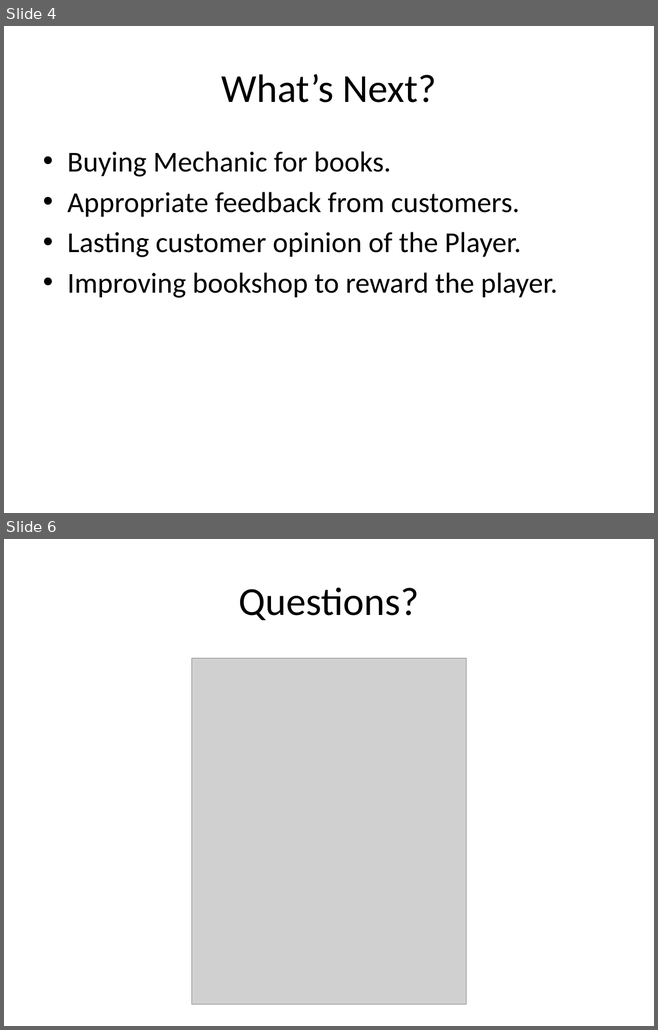
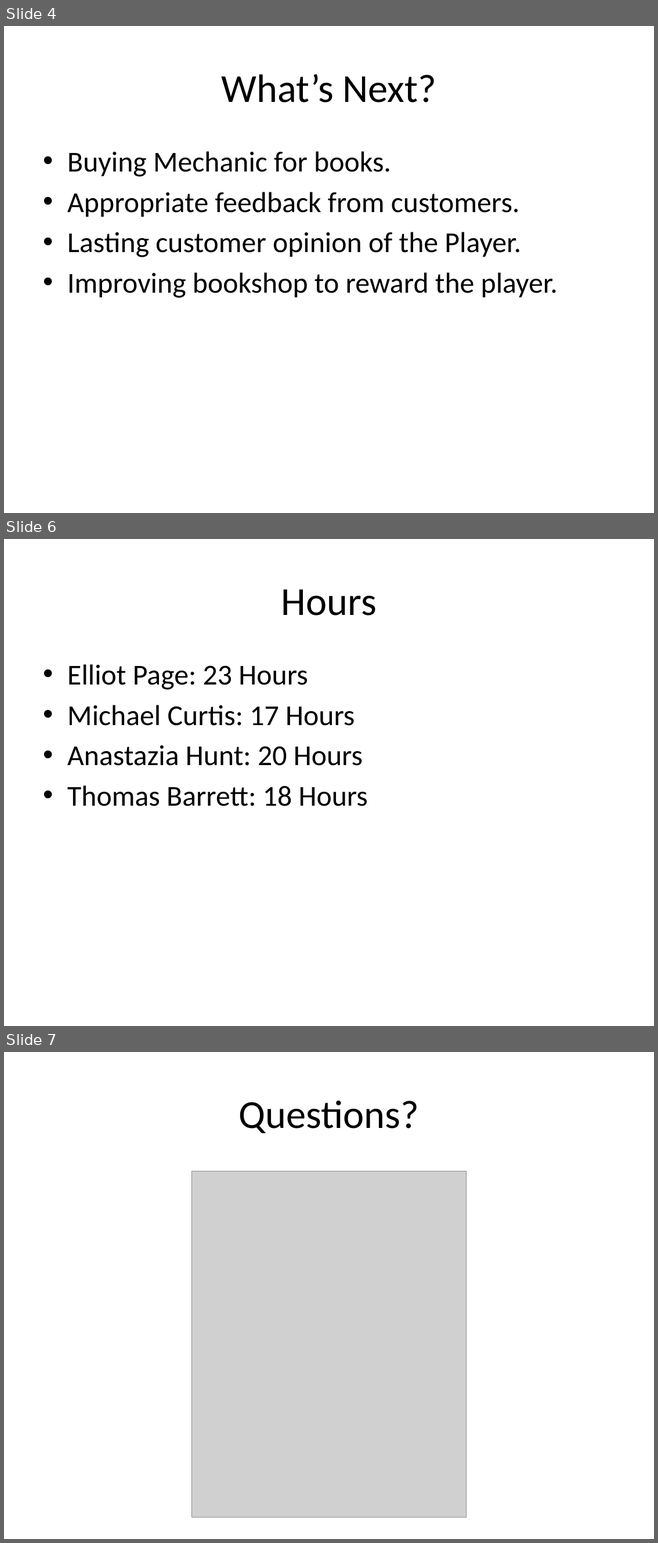
Before and after one commit to UoSGamesGroups/first-semester-lvl4-5-group-7, a slide deck: Management/Presentations/Presentation-02.pptx. Shown one above the other, each under a label of ours: slides 4 and 6 before the commit, slides 4, 6 and 7 after it; the slides between them are not shown. The pictures are 658x1030 and 658x1543 pixels, drawn with LibreOffice and Linux fonts; fonts in the diff are those of the drawing; grey boxes stand for pictures. Boxes give left, top, right and bottom in pixels: in the first picture for what was removed or moved away, otherwise in the second. Text is boxed around its words. In the diff, an @@ line names an element or a change of style, - is before the commit and + after.

```diff
--- a/Management/Presentations/Presentation-02.pptx
+++ b/Management/Presentations/Presentation-02.pptx
@@ slide 6 added at bbox=[4, 539, 654, 1026], background #FFFFFF @@
@@ title added at bbox=[281, 589, 376, 616], 44 pt, text #000000 @@
+Hours
@@ text added at bbox=[67, 664, 368, 806], 32 pt, text #000000 @@
+• Elliot Page: 23 Hours
+• Michael Curtis: 17 Hours
+• Anastazia Hunt: 20 Hours
+• Thomas Barrett: 18 Hours
@@ what was slide 6 is now slide 7 @@
```
Also in this commit, not shown: 1 slide changed, 1 other slide added, 1 slide removed.
